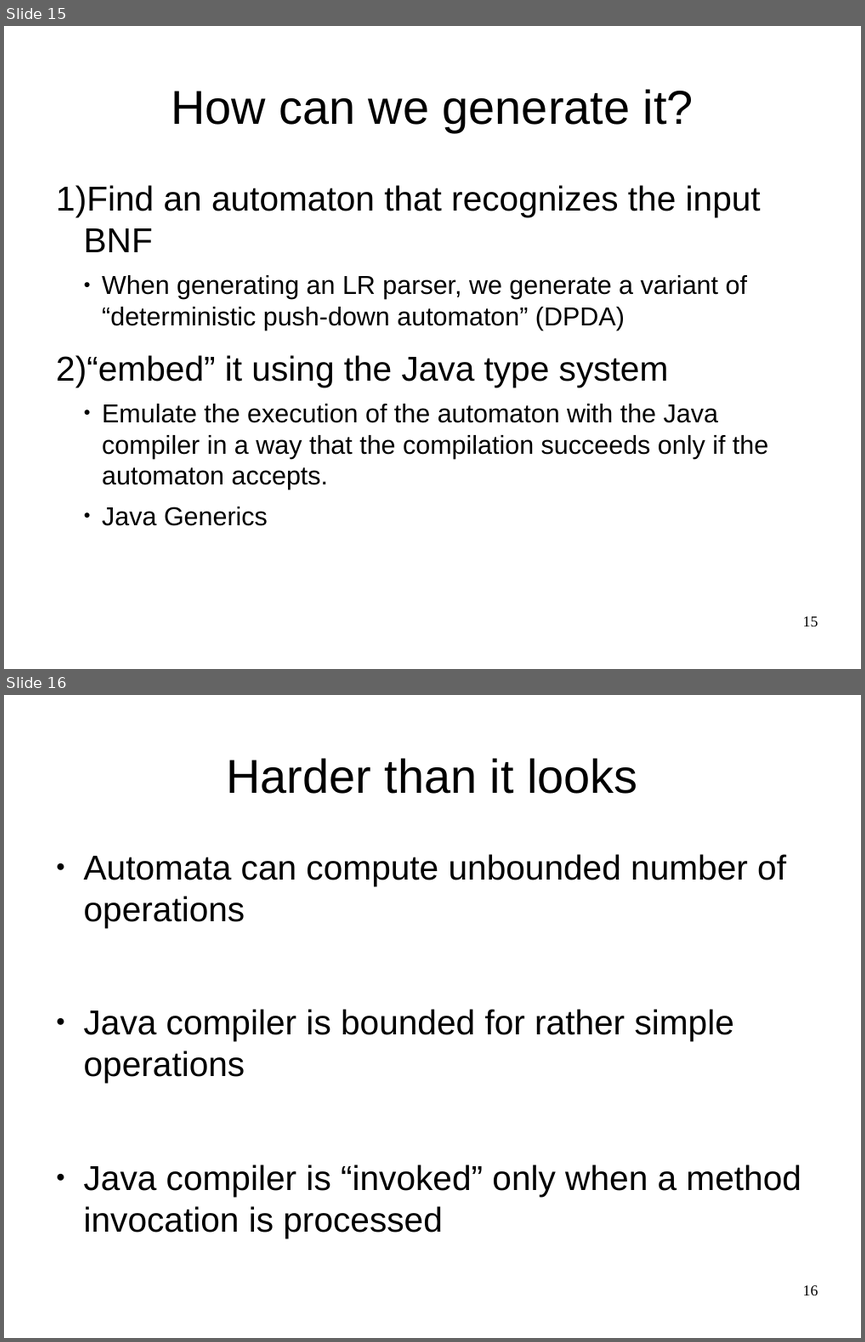
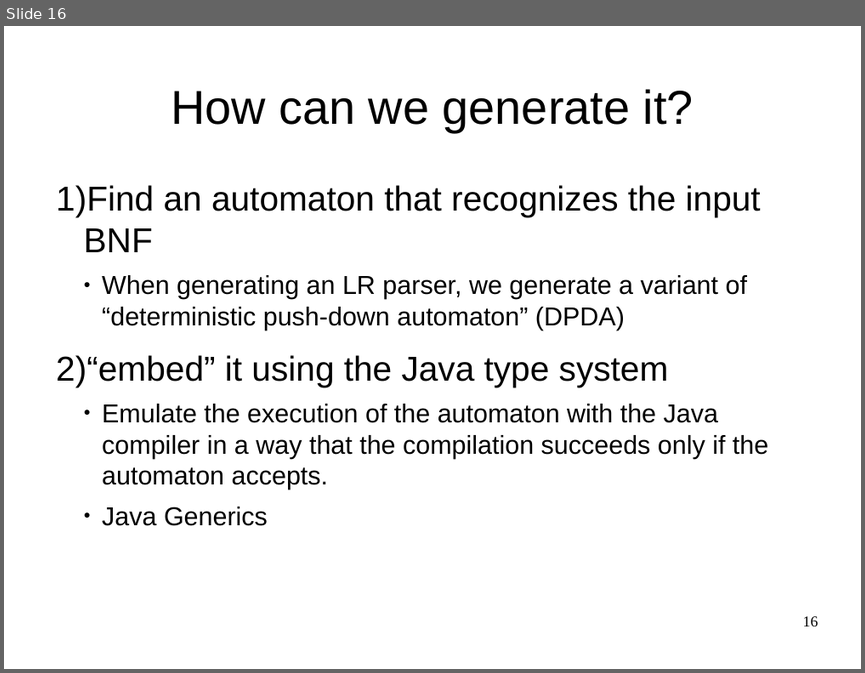
Before and after one commit to OriRoth/fling, a slide deck: Manuscripts/Thesis Seminar/Thesis Seminar.odp. Shown one above the other, each under a label of ours: slides 15 and 16 before the commit, slide 16 after it. The pictures are 865x1342 and 865x673 pixels, drawn with LibreOffice and Linux fonts; fonts in the diff are those of the drawing. Boxes give left, top, right and bottom in pixels: in the first picture for what was removed or moved away, otherwise in the second. Text is boxed around its words. In the diff, an @@ line names an element or a change of style, - is before the commit and + after.

```diff
--- a/Manuscripts/Thesis Seminar/Thesis Seminar.odp
+++ b/Manuscripts/Thesis Seminar/Thesis Seminar.odp
@@ slide 16 removed at (4,695,861,1338), background #FFFFFF @@
@@ title removed at (226,758,637,794) @@
-Harder than it looks
@@ text removed at (84,854,800,1237) @@
-● Automata can compute unbounded number of operations
-● Java compiler is bounded for rather simple operations
-● Java compiler is “invoked” only when a method invocation is processed
@@ page number removed at (803,1285,818,1295) @@
-16
@@ what was slide 15 is now slide 16 @@
@@ page number at (803,616,818,626): text changed @@
-15
+16
```
Also in this commit, not shown: 3 slides changed, 3 slides added, 1 other slide removed.
